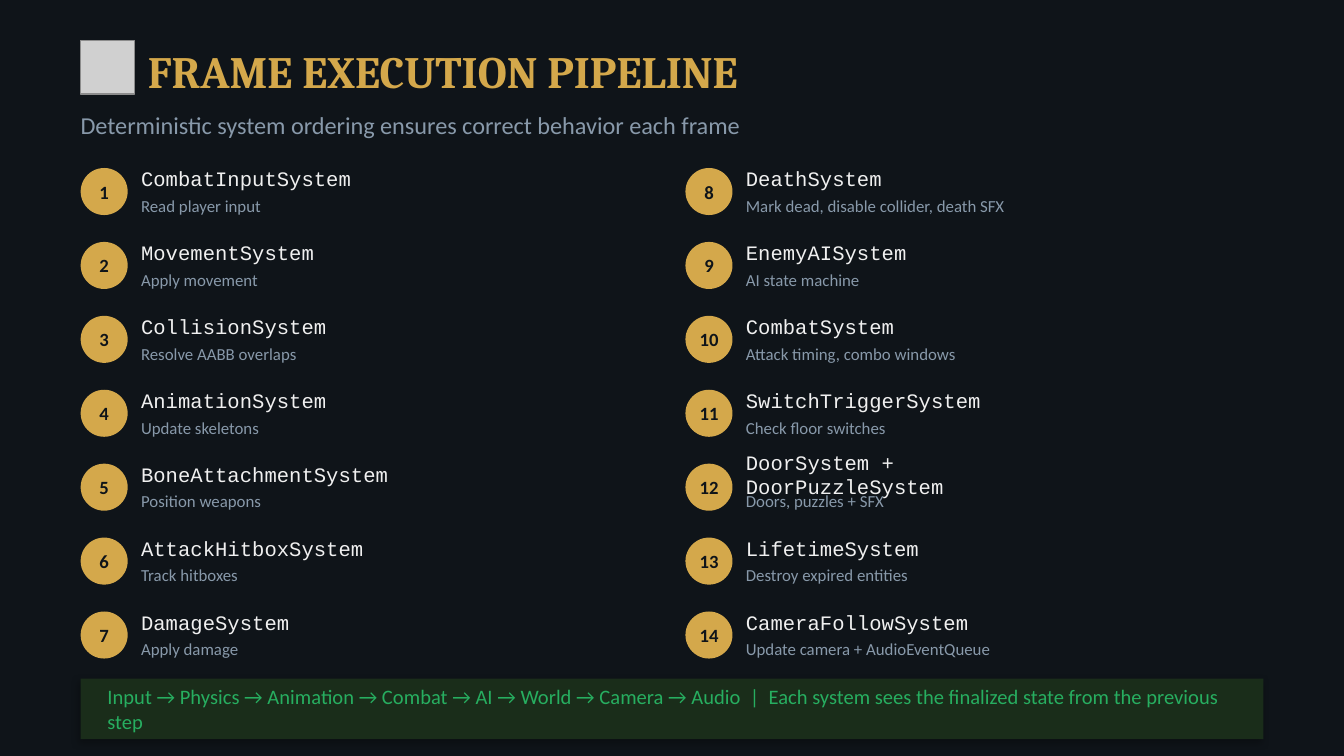
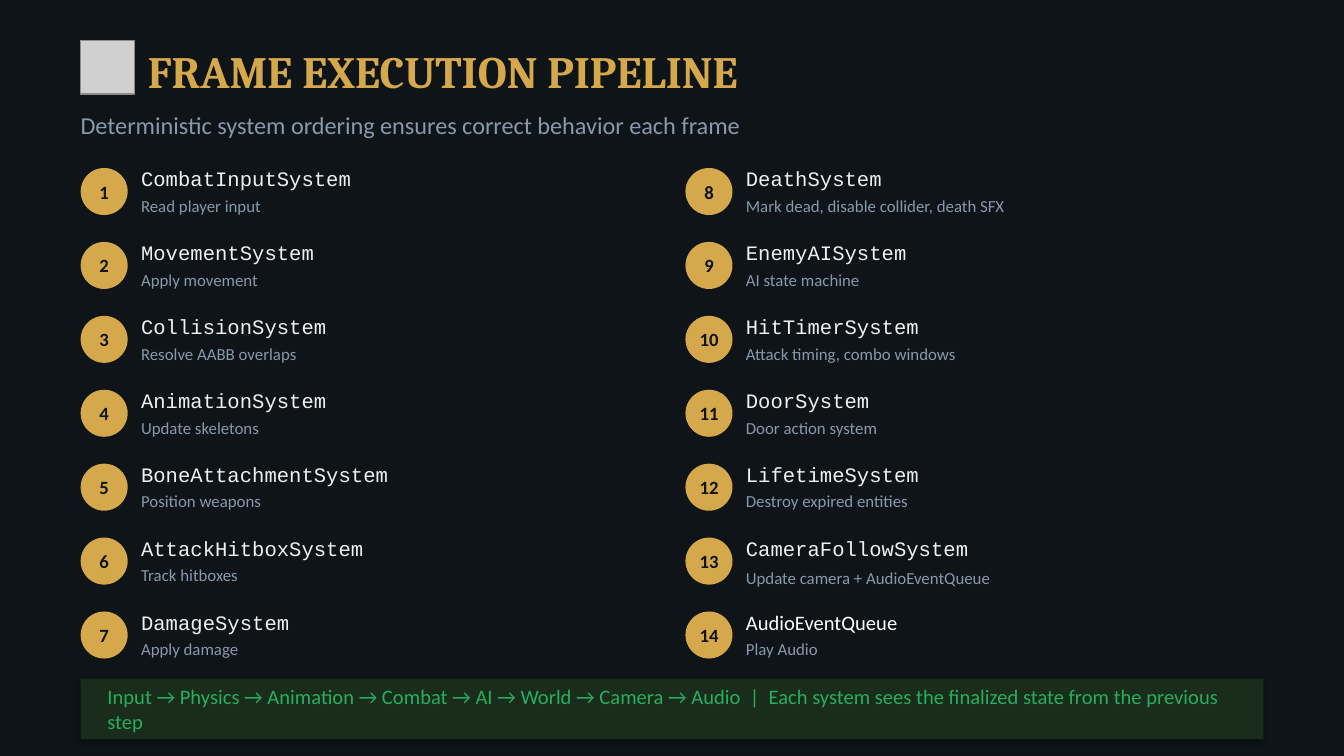
Before and after one commit to JosephDriedger/echoes-of-the-forgotten-keep, a slide deck: slide 7 of docs/EFK_Presentation.pptx. Drawn at 1344x756 pixels with LibreOffice and Linux fonts; fonts in the diff are those of the drawing; grey boxes stand for pictures. Boxes give left, top, right and bottom in pixels: in the first picture for what was removed or moved away, otherwise in the second. Text is boxed around its words. In the diff, an @@ line names an element or a change of style, - is before the commit and + after.

Commit message:
update - hit timer

```diff
--- a/docs/EFK_Presentation.pptx
+++ b/docs/EFK_Presentation.pptx
@@ text at box(746, 320, 919, 339): text changed @@
-CombatSystem
+HitTimerSystem
@@ text at box(746, 394, 869, 413): text changed @@
-SwitchTriggerSystem
+DoorSystem
@@ text at box(746, 422, 877, 437): text changed @@
-Check floor switches
+Door action system
@@ text removed at box(746, 456, 943, 501) @@
-DoorSystem + DoorPuzzleSystem
@@ text removed at box(746, 494, 884, 510) @@
-Doors, puzzles + SFX
@@ 3 texts: place and size @@
-3 texts at box(746, 541, 968, 635)
+3 texts at box(746, 467, 968, 561)
@@ text "Update camera + AudioEventQueue": place and size @@
-text "Update camera + AudioEventQueue" at box(746, 643, 990, 658)
+text "Update camera + AudioEventQueue" at box(746, 572, 990, 587)
@@ text added at box(746, 615, 897, 633), 11 pt, text #FFFFFF @@
+AudioEventQueue
@@ text added at box(746, 643, 818, 658), 9 pt, text #8899AA @@
+Play Audio
```
Also in this commit, not shown: 1 other slide changed, 2 other files.
